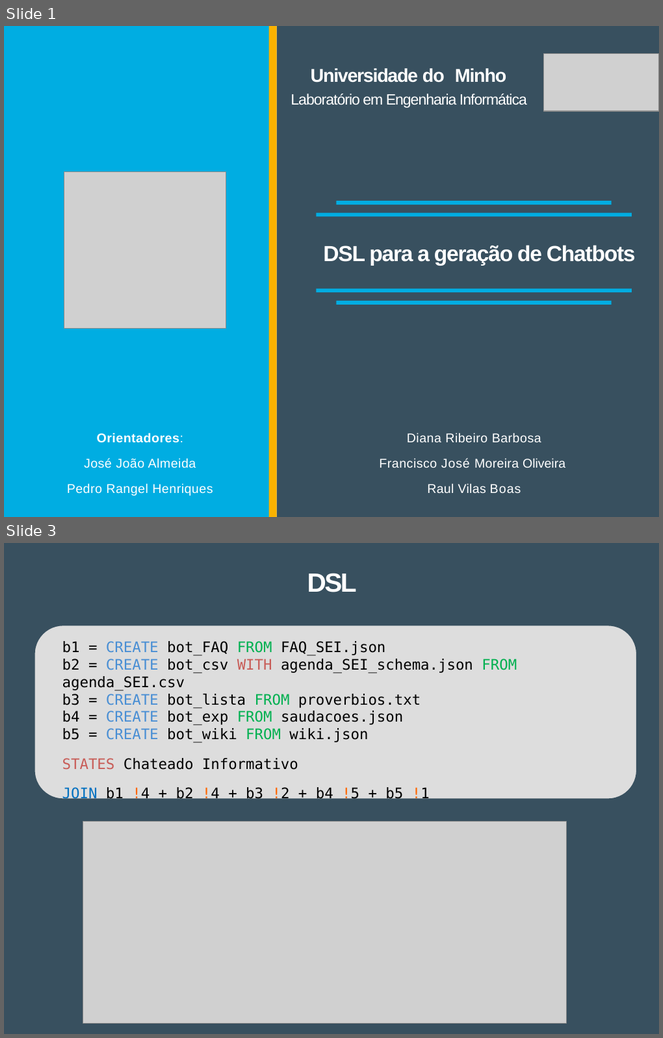
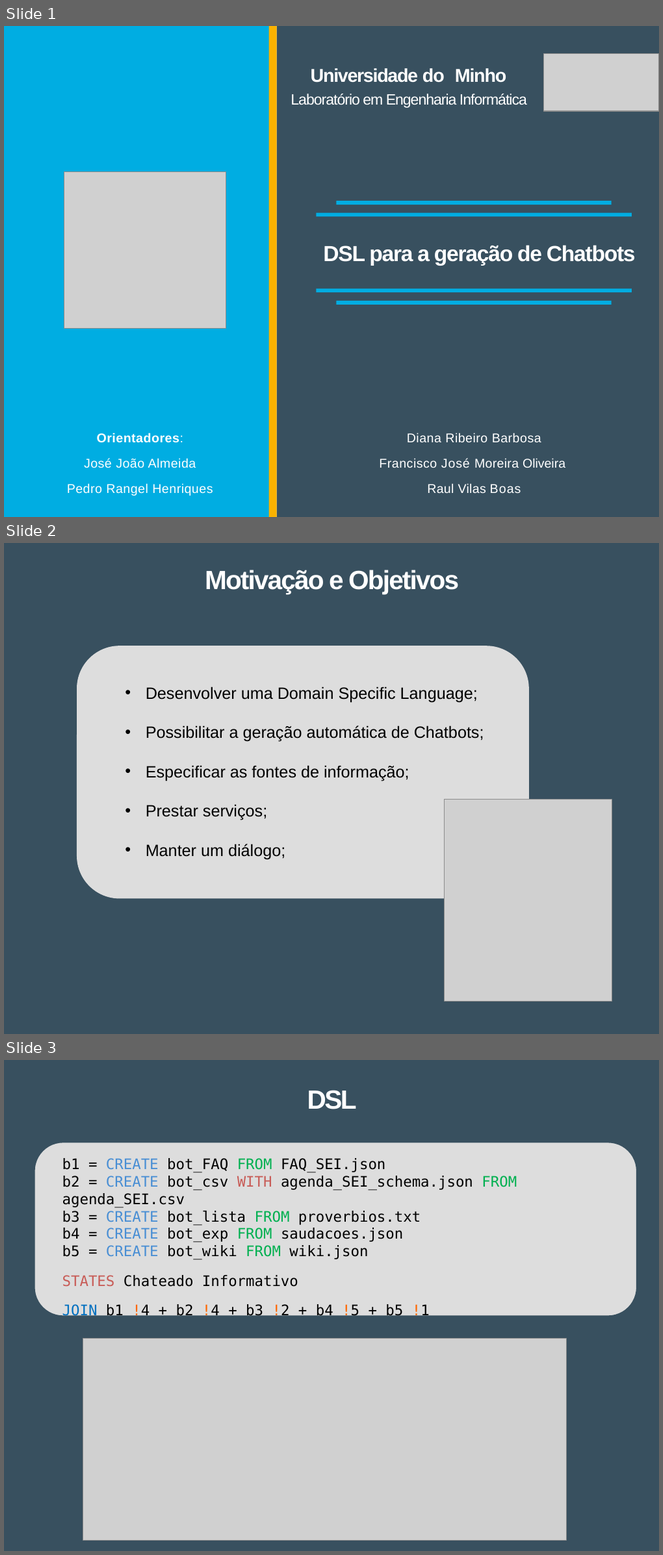
Before and after one commit to Tibblue/PLC, a slide deck: LEI/apresentações/checkpoint2/apresLEI_grupo47.pptx. Shown one above the other, each under a label of ours: slides 1 and 3 before the commit, slides 1, 2 and 3 after it; the slides between them are not shown. The pictures are 663x1038 and 663x1555 pixels, drawn with LibreOffice and Linux fonts; fonts in the diff are those of the drawing; grey boxes stand for pictures; background and template pictures are left out. Boxes give left, top, right and bottom in pixels: in the first picture for what was removed or moved away, otherwise in the second. Text is boxed around its words. In the diff, an @@ line names an element or a change of style, - is before the commit and + after.

```diff
--- a/LEI/apresentações/checkpoint2/apresLEI_grupo47.pptx
+++ b/LEI/apresentações/checkpoint2/apresLEI_grupo47.pptx
@@ slide 2 added at bbox=[4, 543, 659, 1034], background #FFFFFF @@
@@ freeform shape added at bbox=[4, 543, 659, 1034], fill #38505F @@
@@ title added at bbox=[205, 570, 459, 594], 29 pt, text #FFFFFF, bold @@
+Motivação e Objetivos
@@ rounded rectangle added at bbox=[77, 646, 528, 897], fill #DDDDDD, outline #DDDDDD 2 pt @@
@@ text added at bbox=[146, 687, 484, 860], 18 pt, text #000000 @@
+• Desenvolver uma Domain Specific Language;
+• Possibilitar a geração automática de Chatbots;
+• Especificar as fontes de informação;
+• Prestar serviços;
+• Manter um diálogo;
@@ picture added at bbox=[444, 800, 612, 1002] @@
```
Also in this commit, not shown: 2 slides changed, 1 other slide added, 1 slide removed.
